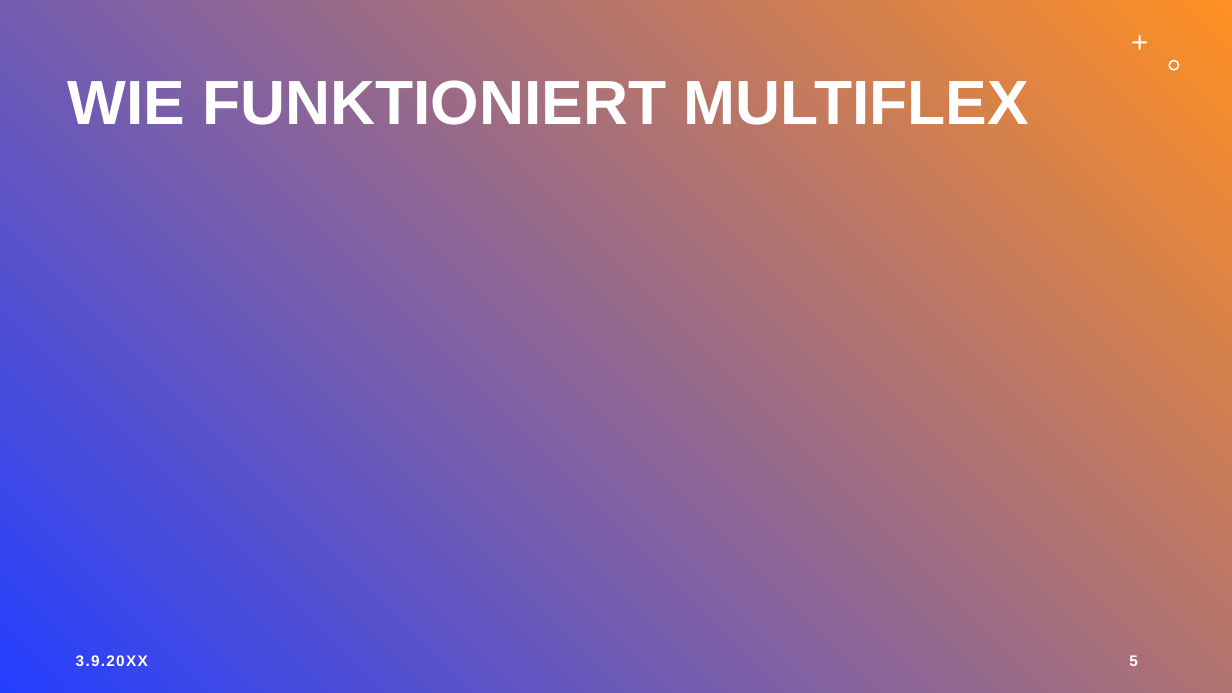
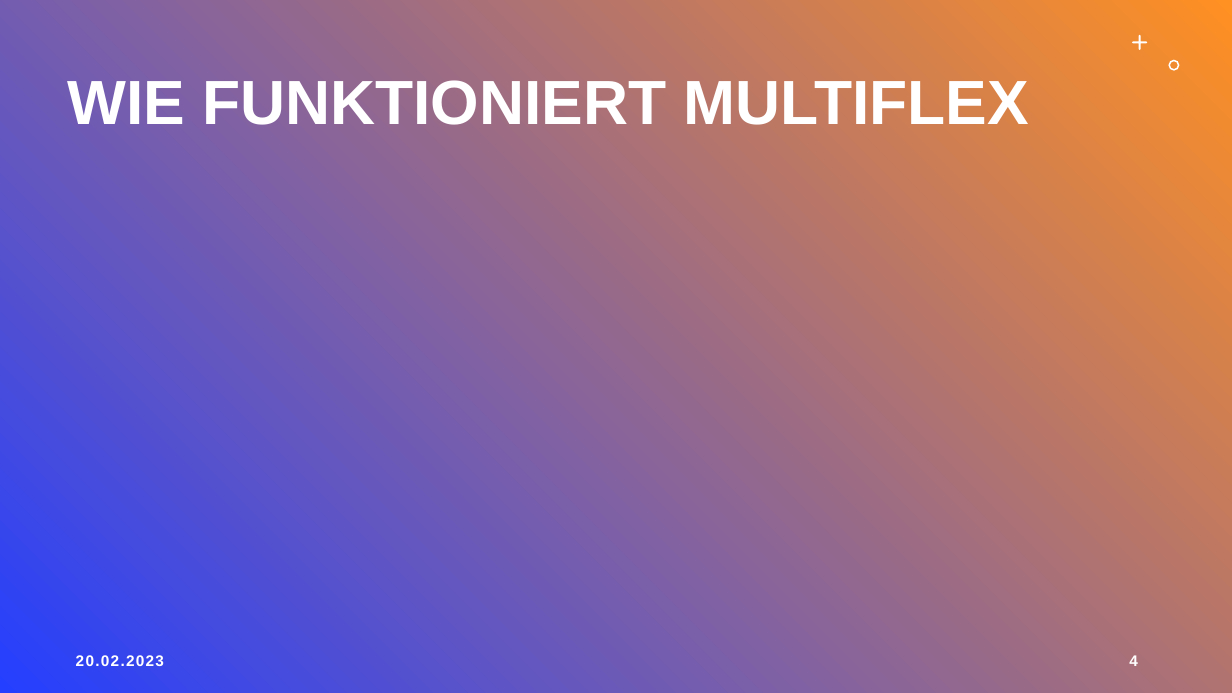
Before and after one commit to LegitesMax/multiflexlbkv, a slide deck: slide 4 of Präsentation/Introduction.pptx (slide 5 before the commit). Drawn at 1232x693 pixels with LibreOffice and Linux fonts; fonts in the diff are those of the drawing. Boxes give left, top, right and bottom in pixels: in the first picture for what was removed or moved away, otherwise in the second. Text is boxed around its words. In the diff, an @@ line names an element or a change of style, - is before the commit and + after.

```diff
--- a/Präsentation/Introduction.pptx
+++ b/Präsentation/Introduction.pptx
@@ text at bbox=[76, 655, 164, 666]: text changed @@
-3.9.20XX
+20.02.2023
@@ page number at bbox=[1129, 655, 1138, 666]: text changed @@
-5
+4
```
Also in this commit, not shown: 2 other slides changed, 1 slide removed.
